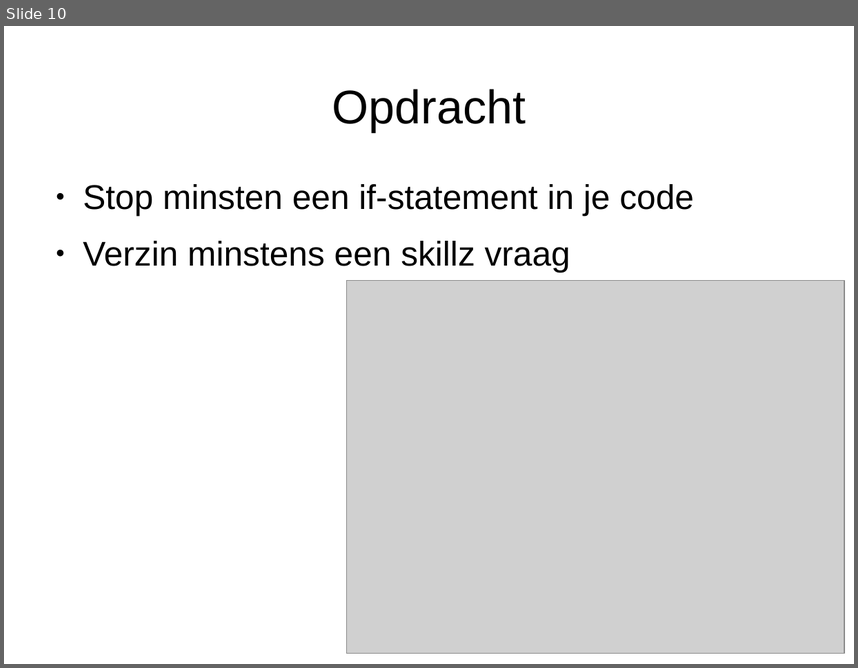
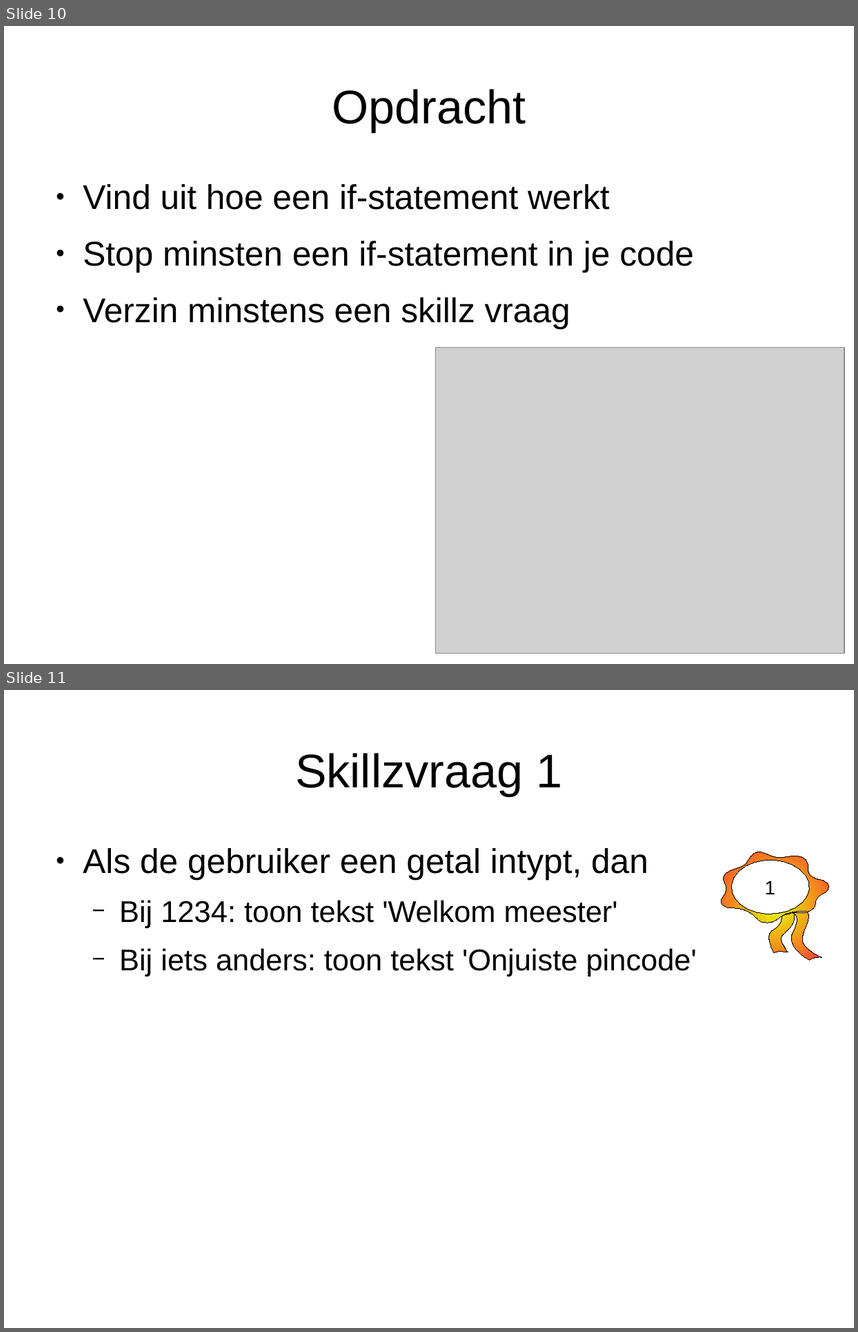
Before and after one commit to djog/arduino_cursus, a slide deck: Presentaties/Programmeren1.odp. Shown one above the other, each under a label of ours: slide 10 before the commit, slides 10 and 11 after it. The pictures are 858x668 and 858x1332 pixels, drawn with LibreOffice and Linux fonts; fonts in the diff are those of the drawing; grey boxes stand for pictures. Boxes give left, top, right and bottom in pixels: in the first picture for what was removed or moved away, otherwise in the second. Text is boxed around its words. In the diff, an @@ line names an element or a change of style, - is before the commit and + after.

```diff
--- a/Presentaties/Programmeren1.odp
+++ b/Presentaties/Programmeren1.odp
@@ slide 11 added at [4, 690, 854, 1328], background #FFFFFF @@
@@ title added at [295, 753, 562, 796], 44 pt, text #000000 @@
+Skillzvraag 1
@@ text added at [83, 848, 697, 976], 28 pt, text #000000 @@
+● Als de gebruiker een getal intypt, dan
+  − Bij 1234: toon tekst 'Welkom meester'
+  − Bij iets anders: toon tekst 'Onjuiste pincode'
@@ freeform shape added at [722, 852, 829, 960], fill gradient #E6FF00 to #FF3333, outline #000000 0 pt, 18 pt, text #000000 @@
+1
@@ slide 10 changed as well @@
@@ text at [83, 184, 610, 210]: paragraph added @@
+● Vind uit hoe een if-statement werkt
@@ text at [83, 241, 694, 328]: highlight #FFFFFF to none in "Stop minsten een if-statement in je code", "Verzin minstens een skillz vraag" @@
@@ picture: place and size @@
-picture at [346, 281, 845, 653]
+picture at [436, 348, 845, 653]
```
Also in this commit, not shown: 10 other slides changed, 4 other slides added.
